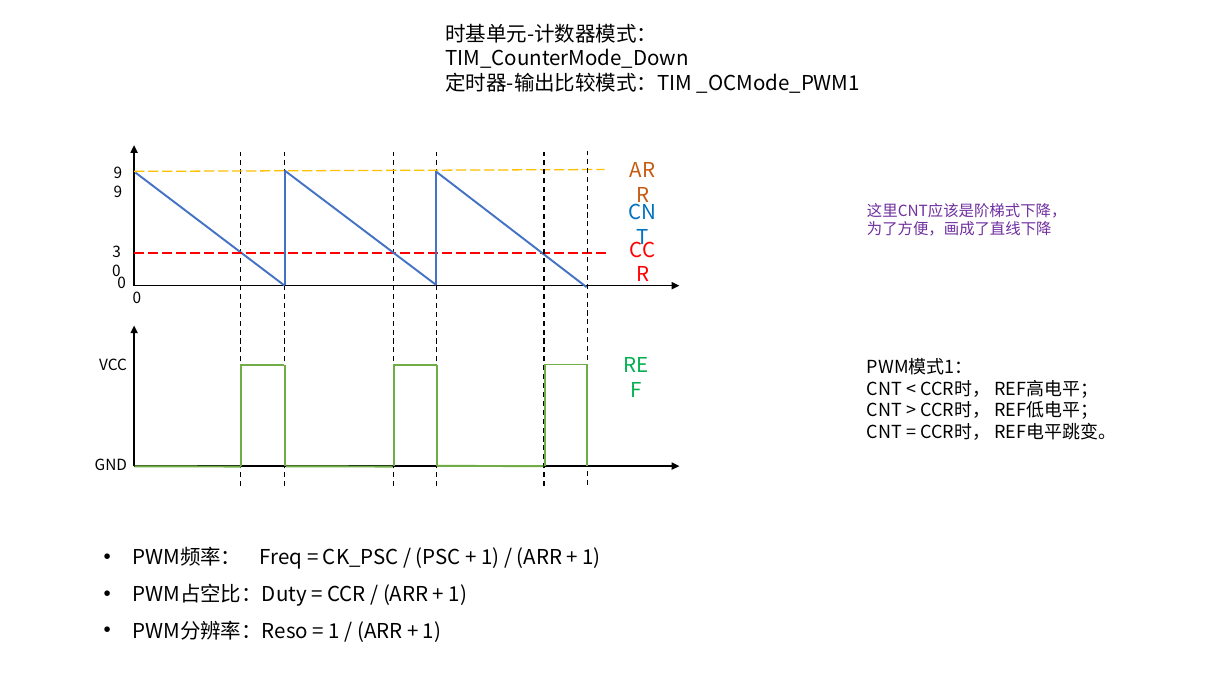
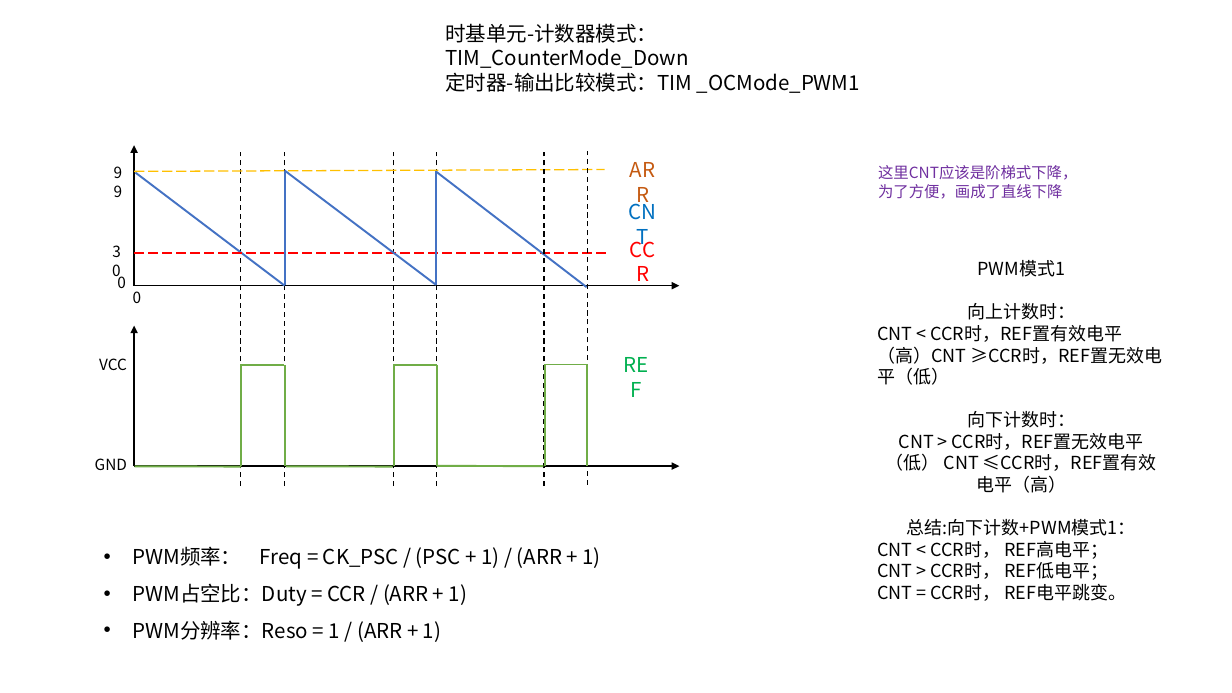
Before and after one commit to ZQuanCheng/stm32_study, a slide deck: slide 4 of 江科大自化协/笔记中自画图或照片/STM32F10x-通用定时器/定时器计数模式 - 定时器输出比较PWM模式1.pptx (slide 3 before the commit). Drawn at 1232x693 pixels with LibreOffice and Linux fonts; fonts in the diff are those of the drawing. Boxes give left, top, right and bottom in pixels: in the first picture for what was removed or moved away, otherwise in the second. Text is boxed around its words. In the diff, an @@ line names an element or a change of style, - is before the commit and + after.

```diff
--- a/江科大自化协/笔记中自画图或照片/STM32F10x-通用定时器/定时器计数模式 - 定时器输出比较PWM模式1.pptx
+++ b/江科大自化协/笔记中自画图或照片/STM32F10x-通用定时器/定时器计数模式 - 定时器输出比较PWM模式1.pptx
@@ text "这里CNT应该是阶梯式下降，": place and size @@
-text "这里CNT应该是阶梯式下降，" at (867, 203, 1066, 236)
+text "这里CNT应该是阶梯式下降，" at (878, 165, 1077, 199)
@@ text "PWM模式1": place and size @@
-text "PWM模式1" at (867, 358, 1116, 440)
+text "PWM模式1" at (877, 260, 1163, 601)
@@ text at (877, 260, 1163, 536): text changed @@
-PWM模式1：
+PWM模式1
+向上计数时：
+CNT < CCR时，REF置有效电平（高）CNT ≥CCR时，REF置无效电平（低）
+向下计数时：
+CNT > CCR时，REF置无效电平（低） CNT ≤CCR时，REF置有效电平（高）
+总结:向下计数+PWM模式1：
```
Also in this commit, not shown: 2 other slides changed, 2 slides added, 7 other files.
